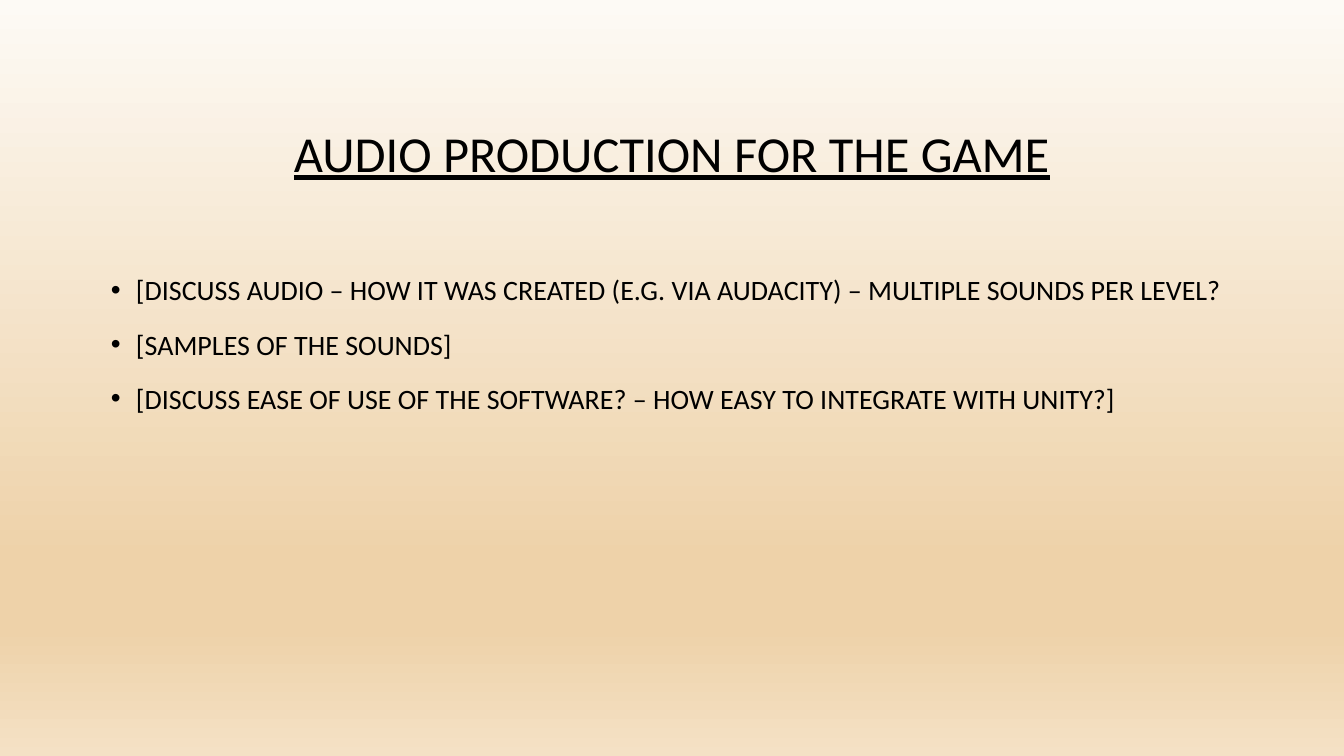
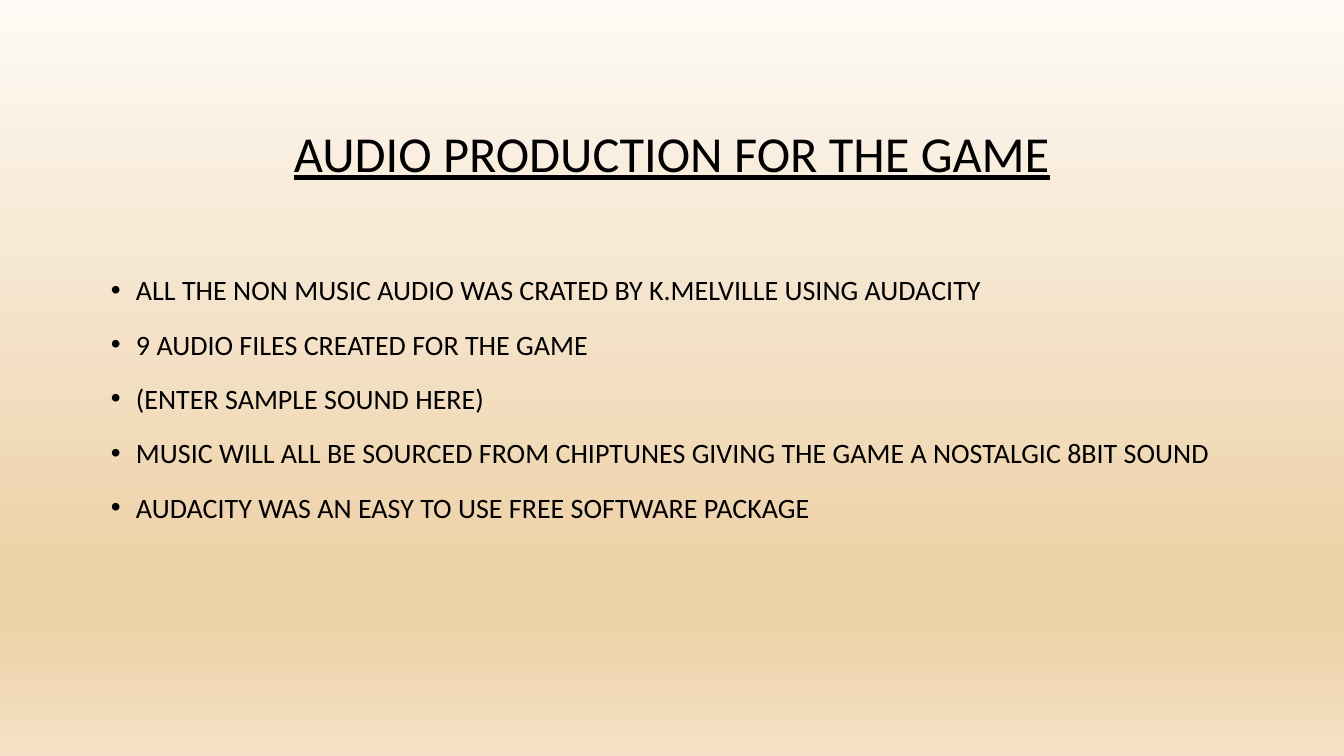
Before and after one commit to chesney85/Year2GameDev, a slide deck: slide 8 of TeamDocs/WordDocs/Presentation/JelBlob_Presentation_KM.pptx (slide 9 before the commit). Drawn at 1344x756 pixels with LibreOffice and Linux fonts; fonts in the diff are those of the drawing; background and template pictures are left out. Boxes give left, top, right and bottom in pixels: in the first picture for what was removed or moved away, otherwise in the second. Text is boxed around its words. In the diff, an @@ line names an element or a change of style, - is before the commit and + after.

Commit message:
Audio slide updated

```diff
--- a/TeamDocs/WordDocs/Presentation/JelBlob_Presentation_KM.pptx
+++ b/TeamDocs/WordDocs/Presentation/JelBlob_Presentation_KM.pptx
@@ text at <box>136,281,1209,519</box>: text changed @@
-• [DISCUSS AUDIO – HOW IT WAS CREATED (E.G. VIA AUDACITY) – MULTIPLE SOUNDS PER LEVEL?
-• [SAMPLES OF THE SOUNDS]
-• [DISCUSS EASE OF USE OF THE SOFTWARE? – HOW EASY TO INTEGRATE WITH UNITY?]
+• ALL THE NON MUSIC AUDIO WAS CRATED BY K.MELVILLE USING AUDACITY
+• 9 AUDIO FILES CREATED FOR THE GAME
+• (ENTER SAMPLE SOUND HERE)
+• MUSIC WILL ALL BE SOURCED FROM CHIPTUNES GIVING THE GAME A NOSTALGIC 8BIT SOUND
+• AUDACITY WAS AN EASY TO USE FREE SOFTWARE PACKAGE
```
